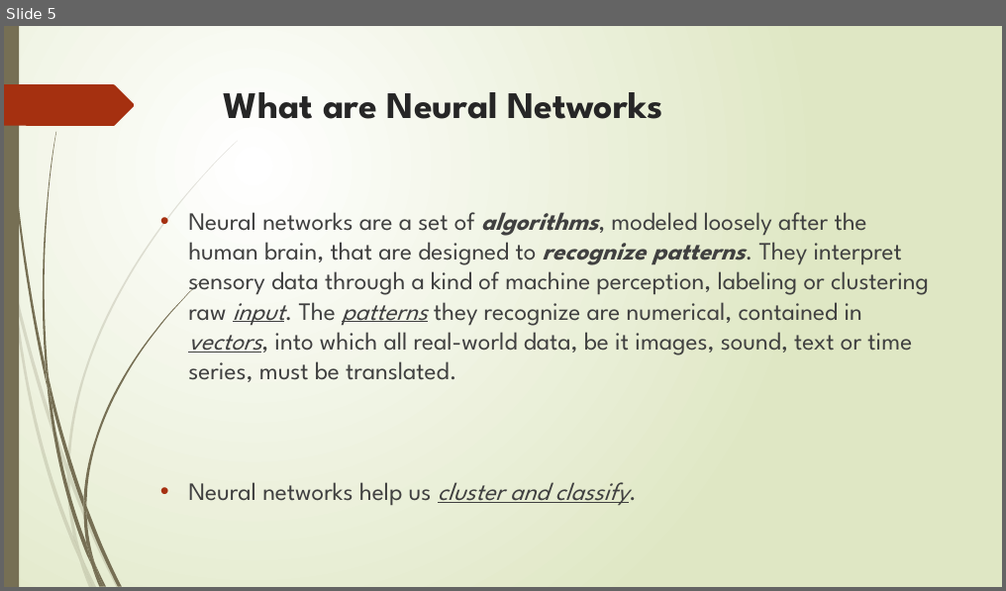
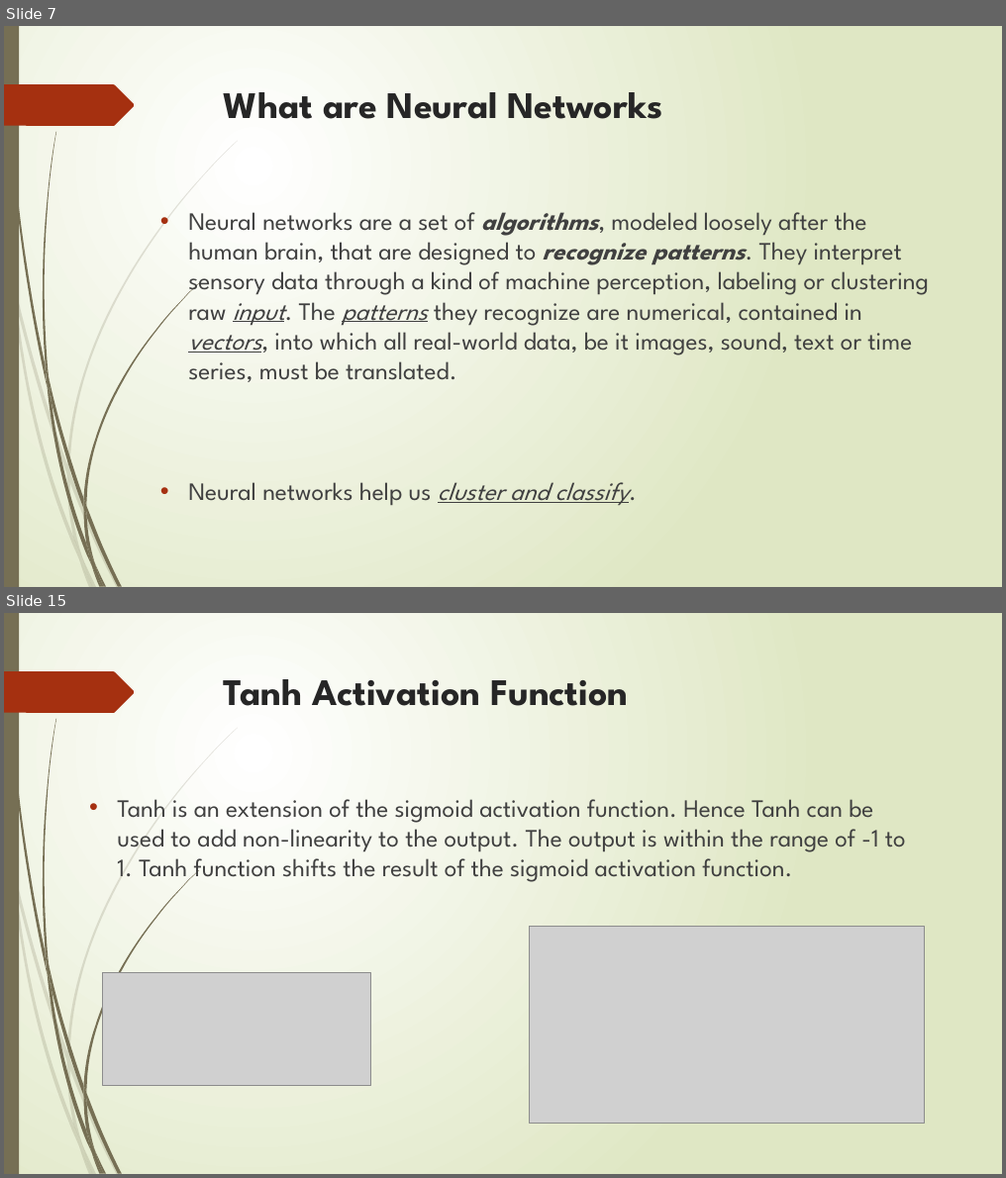
Before and after one commit to angui100/ML_TensorFlow_Workshop, a slide deck: ML_Workshop.pptx. Shown one above the other, each under a label of ours: slide 5 before the commit, slides 7 and 15 after it; the slides between them are not shown. The pictures are 1006x591 and 1006x1178 pixels, drawn with LibreOffice and Linux fonts; fonts in the diff are those of the drawing; grey boxes stand for pictures. Boxes give left, top, right and bottom in pixels: in the first picture for what was removed or moved away, otherwise in the second. Text is boxed around its words. In the diff, an @@ line names an element or a change of style, - is before the commit and + after.

```diff
--- a/ML_Workshop.pptx
+++ b/ML_Workshop.pptx
@@ slide 15 added at box(4, 613, 1002, 1174), background gradient #FFFFFF to #DFE8C4; not listed: 24 template elements that a slide beside it also shows @@
@@ title added at box(224, 679, 628, 706), 36 pt, text #262626, bold @@
+Tanh Activation Function
@@ text added at box(117, 799, 906, 885), 24 pt, text #404040 @@
+• Tanh is an extension of the sigmoid activation function. Hence Tanh can be used to add non-linearity to the output. The output is within the range of -1 to 1. Tanh function shifts the result of the sigmoid activation function.
@@ picture added at box(529, 927, 924, 1124) @@
@@ picture added at box(102, 972, 371, 1085) @@
@@ what was slide 5 is now slide 7 @@
```
Also in this commit, not shown: 4 slides changed, 7 other slides added, 1 slide removed, 4 other files.
